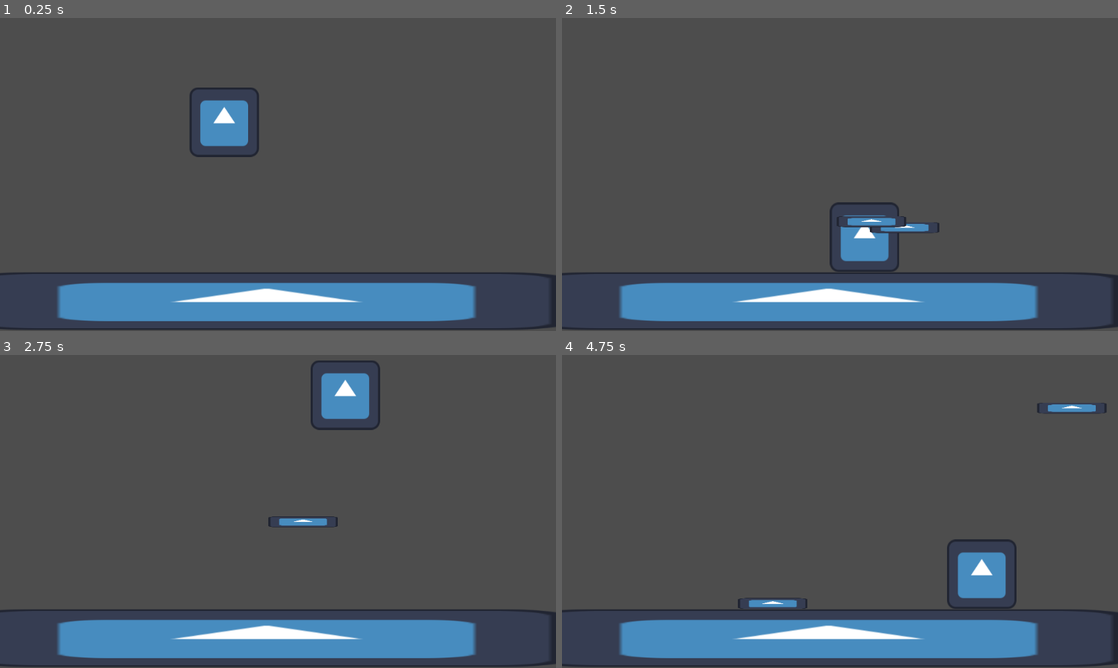
Above: before the commit, frames 1-4 (two rows, left to right).
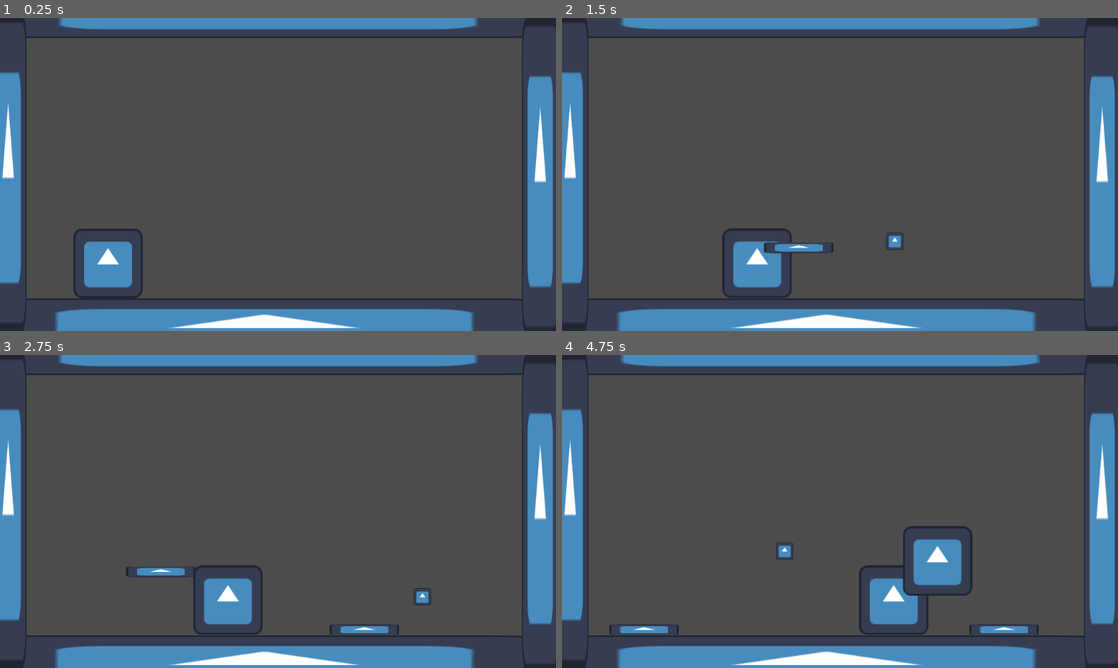
Above: after the commit, the same moments.

Repository: eldskald/acerola-jam-0
Game: Godot game, scene res://main.tscn
The game is run twice, just before and just after one commit, with the same random seed, the same clock (stepped at 60 frames per second) and the same inputs. The engine's default icon, where the game draws it, is replaced by a stand-in: a white triangle on a blue panel in a dark square.
Inputs:
- Up to frame 1 (0.25 s): no input
- Up to frame 2 (1.5 s): hold D (move_right) from 0.53 s (still down); tap K (throw_grenade) at 0.6 s; tap J (throw_mine) at 0.8, 1.35 s
- Up to frame 3 (2.75 s): tap K (throw_grenade) at 1.55 s; release D (move_right) at 2.03 s; hold A (move_left) from 2.03 s (still down); hold S (look_down) from 2.03 s (still down); tap J (throw_mine) at 2.3 s
- Up to frame 4 (4.75 s): release A (move_left) at 2.78 s; release S (look_down) at 2.78 s; hold D (move_right) 2.78-4.28 s; tap K (throw_grenade) at 2.85, 4.35 s; tap J (throw_mine) at 3.6 s; hold A (move_left) from 4.28 s (still down)

The runs differ from the first frame. In frame 1, 23% of the frame differs, in the area x 0-100%, y 0-100%; in frame 2, 23%; in frame 3, 23%; in frame 4, 24%.
Error before the commit: Cannot call method 'instantiate' on a null value. (res://player/player.gd:81)

Commit message:
Add grenades

Diff:
--- /dev/null
+++ b/project/explosives/grenade/grenade.gd
@@ -0,0 +1,50 @@
+extends CharacterBody2D
+
+@export var gravity: float
+@export var max_bounces: int
+
+@onready var _area := $Area2D
+
+var _bounces: int = 0
+
+func _physics_process(delta: float) -> void:
+
+	# Move
+	var old_velocity := velocity
+	velocity.y += gravity * delta
+	move_and_slide()
+
+	# We need to keep track of the velocity before move_and_slide() because
+	# on a collision, the component that should get bounced will be zero.
+
+	# Bounce
+	var bounced := false
+	if is_on_floor() or is_on_ceiling():
+		bounced = true
+		velocity.y = -old_velocity.y
+	if is_on_wall():
+		bounced = true
+		velocity.x = -old_velocity.x
+
+	# Explode through bouncing
+	if bounced:
+		_bounces += 1
+		if _bounces == max_bounces:
+			_explode(null)
+
+	# Explode through contact
+	for body in _area.get_overlapping_bodies():
+		if (
+			body != self
+			and not is_queued_for_deletion()
+		):
+			if (
+				(body is Player and _bounces >= 1)
+				or not body is Player
+			):
+				_explode(null)
+
+
+func _explode(_explosion: Explosion) -> void:
+	Globals.spawn_explosion_at(position)
+	queue_free()
--- /dev/null
+++ b/project/explosives/grenade/grenade.tscn
@@ -0,0 +1,29 @@
+[gd_scene load_steps=4 format=3 uid="uid://dbmtuy048l7f3"]
+
+[ext_resource type="Script" path="res://explosives/grenade/grenade.gd" id="1_5w6nv"]
+[ext_resource type="Texture2D" uid="uid://butk1xus5wkfw" path="res://icon.svg" id="1_s13wk"]
+
+[sub_resource type="RectangleShape2D" id="RectangleShape2D_cgl3k"]
+size = Vector2(32, 32)
+
+[node name="Grenade" type="CharacterBody2D"]
+collision_layer = 4
+collision_mask = 2
+script = ExtResource("1_5w6nv")
+gravity = 800.0
+max_bounces = 5
+
+[node name="Sprite2D" type="Sprite2D" parent="."]
+position = Vector2(0, 2.38419e-07)
+scale = Vector2(0.25, 0.25)
+texture = ExtResource("1_s13wk")
+
+[node name="CollisionShape2D" type="CollisionShape2D" parent="."]
+shape = SubResource("RectangleShape2D_cgl3k")
+
+[node name="Area2D" type="Area2D" parent="."]
+collision_layer = 0
+collision_mask = 5
+
+[node name="CollisionShape2D" type="CollisionShape2D" parent="Area2D"]
+shape = SubResource("RectangleShape2D_cgl3k")
--- a/project/explosives/mine/mine.gd
+++ b/project/explosives/mine/mine.gd
@@ -34,6 +34,6 @@
 	move_and_slide()
 
 
-func _explode(_explosion: Explosion):
+func _explode(_explosion: Explosion) -> void:
 	Globals.spawn_explosion_at(position)
 	queue_free()
--- a/project/main.tscn
+++ b/project/main.tscn
@@ -9,7 +9,7 @@
 [node name="Main" type="Node2D" groups=["level"]]
 
 [node name="StaticBody2D" type="StaticBody2D" parent="."]
-position = Vector2(491, 521)
+position = Vector2(487, 569)
 scale = Vector2(8.70445, 0.835728)
 collision_layer = 2
 collision_mask = 0
@@ -21,5 +21,44 @@
 [node name="CollisionShape2D" type="CollisionShape2D" parent="StaticBody2D"]
 shape = SubResource("RectangleShape2D_q740d")
 
+[node name="StaticBody2D4" type="StaticBody2D" parent="."]
+position = Vector2(494, -16)
+scale = Vector2(8.70445, 0.835728)
+collision_layer = 2
+collision_mask = 0
+metadata/_edit_group_ = true
+
+[node name="Sprite2D" type="Sprite2D" parent="StaticBody2D4"]
+texture = ExtResource("1_yvagu")
+
+[node name="CollisionShape2D" type="CollisionShape2D" parent="StaticBody2D4"]
+shape = SubResource("RectangleShape2D_q740d")
+
+[node name="StaticBody2D2" type="StaticBody2D" parent="."]
+position = Vector2(995, 292)
+scale = Vector2(0.532176, 4.60469)
+collision_layer = 2
+collision_mask = 0
+metadata/_edit_group_ = true
+
+[node name="Sprite2D" type="Sprite2D" parent="StaticBody2D2"]
+texture = ExtResource("1_yvagu")
+
+[node name="CollisionShape2D" type="CollisionShape2D" parent="StaticBody2D2"]
+shape = SubResource("RectangleShape2D_q740d")
+
+[node name="StaticBody2D3" type="StaticBody2D" parent="."]
+position = Vector2(15.0001, 285)
+scale = Vector2(0.532176, 4.60469)
+collision_layer = 2
+collision_mask = 0
+metadata/_edit_group_ = true
+
+[node name="Sprite2D" type="Sprite2D" parent="StaticBody2D3"]
+texture = ExtResource("1_yvagu")
+
+[node name="CollisionShape2D" type="CollisionShape2D" parent="StaticBody2D3"]
+shape = SubResource("RectangleShape2D_q740d")
+
 [node name="Player" parent="." instance=ExtResource("2_jswne")]
-position = Vector2(413, 165)
+position = Vector2(199, 448)
--- a/project/player/player.gd
+++ b/project/player/player.gd
@@ -13,13 +13,15 @@
 @export_category("Explosion Movement")
 @export var vertical_launch: Vector2
 @export var forward_launch: Vector2
-@export var launch_pos_treshold: float
+@export var launch_pos_x_treshold: float
+@export var launch_pos_y_treshold: float
 @export var explosion_immunity_time: float
 
 @export_category("Bomb throwing")
-@export var bomb_throw_cooldown: float
 @export var mine_scene: PackedScene
 @export var grenade_scene: PackedScene
+@export var bomb_throw_cooldown: float
+@export var launch_offset: Vector2
 @export var mine_throw_speed: Vector2
 @export var grenade_throw_speed_forward: Vector2
 @export var grenade_throw_speed_down: Vector2
@@ -71,7 +73,7 @@
 
 	if Input.is_action_just_pressed("throw_mine"):
 		var mine = mine_scene.instantiate()
-		mine.position = position
+		mine.position = position + _facing * launch_offset
 		mine.velocity.x = mine_throw_speed.x * _facing
 		mine.velocity.y = mine_throw_speed.y
 		Globals.get_level().add_child(mine)
@@ -79,7 +81,7 @@
 
 	if Input.is_action_just_pressed("throw_grenade"):
 		var grenade = grenade_scene.instantiate()
-		grenade.position = position
+		grenade.position = position + _facing * launch_offset
 		if Input.is_action_pressed("look_down") and not is_on_floor():
 			grenade.velocity = grenade_throw_speed_down
 		else:
@@ -93,13 +95,13 @@
 	if not _explosion_immunity_timer.is_stopped():
 		return
 	if (
-		explosion.position.y > position.y
-		and abs(explosion.position.x - position.x) > launch_pos_treshold
+		explosion.position.y > position.y + launch_pos_y_treshold
+		and abs(explosion.position.x - position.x) < launch_pos_x_treshold
 	):
-		velocity.x = forward_launch.x * sign(explosion.position.x - position.x)
+		velocity = vertical_launch
+	else:
+		velocity.x = -forward_launch.x * sign(explosion.position.x - position.x)
 		velocity.y = forward_launch.y
-	else:
-		velocity = vertical_launch
 	_explosion_immunity_timer.start(explosion_immunity_time)
 
 
--- a/project/player/player.tscn
+++ b/project/player/player.tscn
@@ -1,8 +1,9 @@
-[gd_scene load_steps=5 format=3 uid="uid://hlnkxvygwtqj"]
+[gd_scene load_steps=6 format=3 uid="uid://hlnkxvygwtqj"]
 
 [ext_resource type="Texture2D" uid="uid://butk1xus5wkfw" path="res://icon.svg" id="1_71u8c"]
 [ext_resource type="Script" path="res://player/player.gd" id="1_c02i2"]
 [ext_resource type="PackedScene" uid="uid://bx8upr0j8d6h3" path="res://explosives/mine/mine.tscn" id="2_6hytv"]
+[ext_resource type="PackedScene" uid="uid://dbmtuy048l7f3" path="res://explosives/grenade/grenade.tscn" id="3_03kvf"]
 
 [sub_resource type="RectangleShape2D" id="RectangleShape2D_5jpgk"]
 size = Vector2(128, 128)
@@ -19,10 +20,13 @@
 fall_speed = 600.0
 vertical_launch = Vector2(0, -900)
 forward_launch = Vector2(600, -600)
-launch_pos_treshold = 64.0
+launch_pos_x_treshold = 60.0
+launch_pos_y_treshold = 44.0
 explosion_immunity_time = 0.5
+mine_scene = ExtResource("2_6hytv")
+grenade_scene = ExtResource("3_03kvf")
 bomb_throw_cooldown = 0.5
-mine_scene = ExtResource("2_6hytv")
+launch_offset = Vector2(64, 0)
 mine_throw_speed = Vector2(300, -300)
 grenade_throw_speed_forward = Vector2(400, -400)
 grenade_throw_speed_down = Vector2(0, 400)
